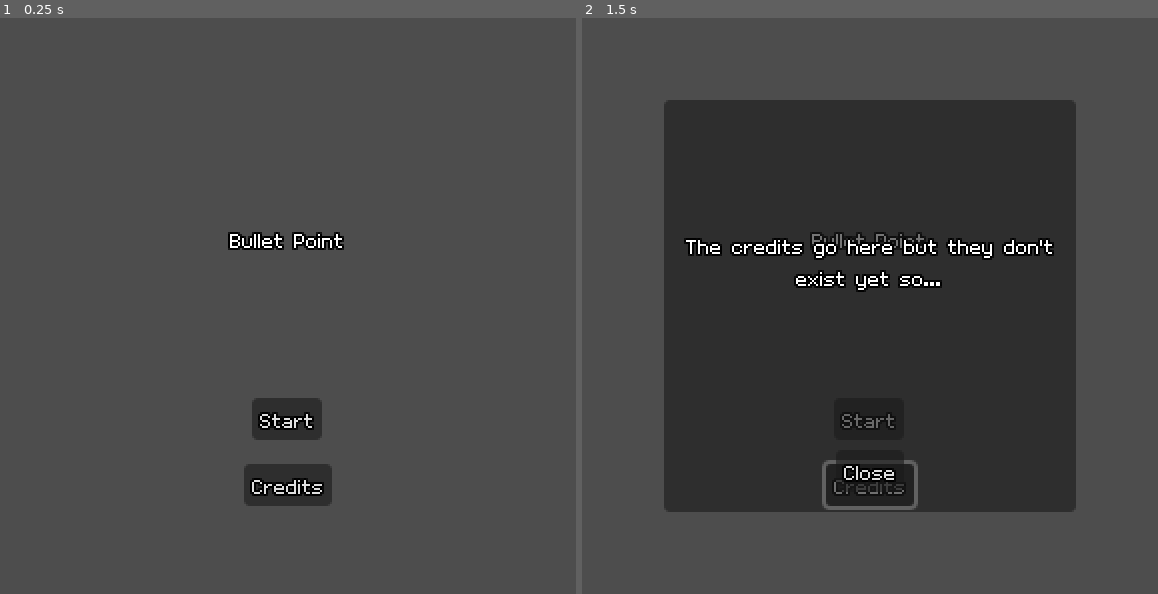
Above: before the commit, frames 1-2 (left to right).
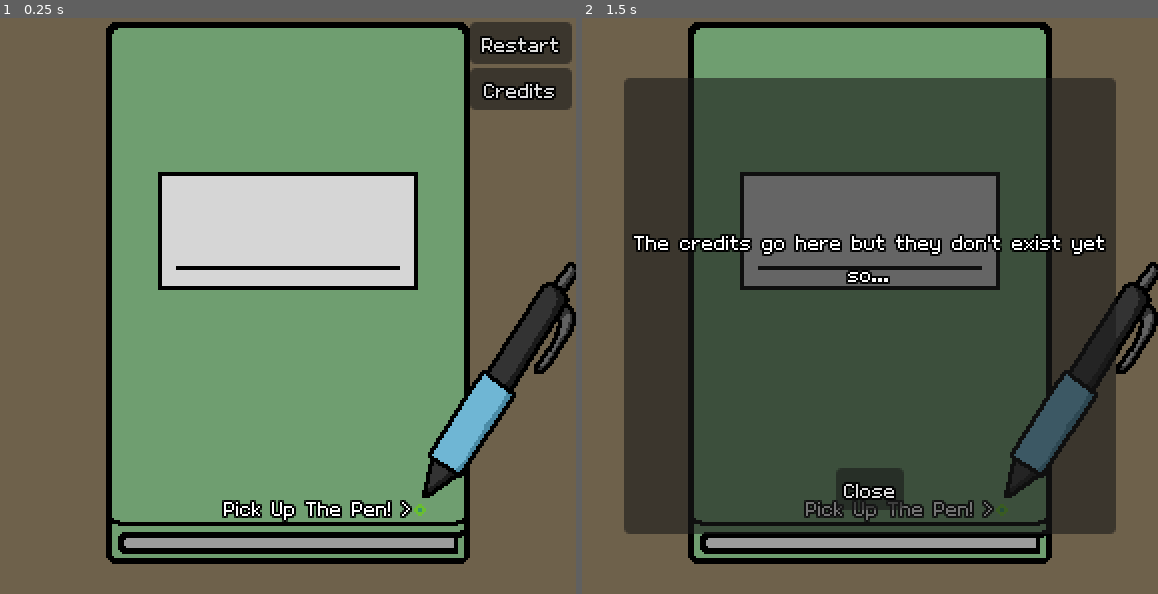
Above: after the commit, the same moments.

Repository: kennethbchen/Bullet-Journal-Game
Game: Godot game, scene res://Intro.tscn
The game is run twice, just before and just after one commit, with the same random seed, the same clock (stepped at 60 frames per second) and the same inputs. Before the commit the project starts from res://Title.tscn. The engine's default icon, where the game draws it, is replaced by a stand-in: a white triangle on a blue panel in a dark square.
Inputs (mouse positions are in pixels of both pictures, inside the frame that each line leads up to):
- Up to frame 1 (0.25 s): no input
- Up to frame 2 (1.5 s): click "Credits" at 0.5 s; click (870, 421) at 1.25 s, where only the run before the commit has a clickable "Start"

The runs differ from the first frame. In frame 1, 100% of the frame differs, in the area x 0-100%, y 0-100%; in frame 2, 90%.

Commit message:
Removed the title screen and intro is the first screen now

Diff:
--- a/Scripts/Title.gd
+++ /dev/null
@@ -1,17 +0,0 @@
-extends Node2D
-
-@export var next_scene: PackedScene
-
-@onready var credits_parent: Control = $UI/Credits
-
-func _ready():
-	credits_parent.hide()
-
-func _on_start_button_pressed():
-	get_tree().change_scene_to_packed(next_scene)
-
-func _on_credits_button_pressed():
-	credits_parent.show()
-
-func _on_close_credits_pressed():
-	credits_parent.hide()
--- a/Title.tscn
+++ /dev/null
@@ -1,106 +0,0 @@
-[gd_scene load_steps=3 format=3 uid="uid://c7il61voitkdo"]
-
-[ext_resource type="Script" path="res://Scripts/Title.gd" id="1_ev2yb"]
-[ext_resource type="PackedScene" uid="uid://c5va78u7xgsph" path="res://Intro.tscn" id="2_k5rbk"]
-
-[node name="Title" type="Node2D"]
-script = ExtResource("1_ev2yb")
-next_scene = ExtResource("2_k5rbk")
-
-[node name="UI" type="CanvasLayer" parent="."]
-
-[node name="Title" type="Control" parent="UI"]
-layout_mode = 3
-anchors_preset = 15
-anchor_right = 1.0
-anchor_bottom = 1.0
-grow_horizontal = 2
-grow_vertical = 2
-
-[node name="VBoxContainer" type="VBoxContainer" parent="UI/Title"]
-layout_mode = 1
-anchors_preset = 15
-anchor_right = 1.0
-anchor_bottom = 1.0
-grow_horizontal = 2
-grow_vertical = 2
-
-[node name="Spacer" type="Control" parent="UI/Title/VBoxContainer"]
-layout_mode = 2
-size_flags_vertical = 3
-size_flags_stretch_ratio = 0.25
-
-[node name="Title" type="Label" parent="UI/Title/VBoxContainer"]
-layout_mode = 2
-size_flags_vertical = 6
-text = "Bullet Point"
-horizontal_alignment = 1
-
-[node name="VBoxContainer" type="VBoxContainer" parent="UI/Title/VBoxContainer"]
-layout_mode = 2
-size_flags_vertical = 3
-size_flags_stretch_ratio = 0.42
-
-[node name="StartButton" type="Button" parent="UI/Title/VBoxContainer/VBoxContainer"]
-layout_mode = 2
-size_flags_horizontal = 4
-size_flags_vertical = 6
-text = "Start"
-
-[node name="CreditsButton" type="Button" parent="UI/Title/VBoxContainer/VBoxContainer"]
-layout_mode = 2
-size_flags_horizontal = 4
-size_flags_vertical = 6
-text = "Credits"
-
-[node name="Spacer2" type="Control" parent="UI/Title/VBoxContainer"]
-layout_mode = 2
-size_flags_vertical = 3
-size_flags_stretch_ratio = 0.25
-
-[node name="Credits" type="Control" parent="UI"]
-visible = false
-layout_mode = 3
-anchors_preset = 15
-anchor_right = 1.0
-anchor_bottom = 1.0
-offset_left = 41.0
-offset_top = 41.0
-offset_right = -41.0
-offset_bottom = -41.0
-grow_horizontal = 2
-grow_vertical = 2
-
-[node name="Panel" type="Panel" parent="UI/Credits"]
-layout_mode = 1
-anchors_preset = 15
-anchor_right = 1.0
-anchor_bottom = 1.0
-grow_horizontal = 2
-grow_vertical = 2
-
-[node name="VBoxContainer" type="VBoxContainer" parent="UI/Credits/Panel"]
-layout_mode = 1
-anchors_preset = 15
-anchor_right = 1.0
-anchor_bottom = 1.0
-grow_horizontal = 2
-grow_vertical = 2
-
-[node name="Label" type="Label" parent="UI/Credits/Panel/VBoxContainer"]
-layout_mode = 2
-size_flags_vertical = 6
-size_flags_stretch_ratio = 4.0
-text = "The credits go here but they don't exist yet so..."
-horizontal_alignment = 1
-autowrap_mode = 3
-
-[node name="CloseCreditsButton" type="Button" parent="UI/Credits/Panel/VBoxContainer"]
-layout_mode = 2
-size_flags_horizontal = 4
-size_flags_vertical = 6
-text = "Close"
-
-[connection signal="pressed" from="UI/Title/VBoxContainer/VBoxContainer/StartButton" to="." method="_on_start_button_pressed"]
-[connection signal="pressed" from="UI/Title/VBoxContainer/VBoxContainer/CreditsButton" to="." method="_on_credits_button_pressed"]
-[connection signal="pressed" from="UI/Credits/Panel/VBoxContainer/CloseCreditsButton" to="." method="_on_close_credits_pressed"]
--- a/project.godot
+++ b/project.godot
@@ -11,7 +11,7 @@
 [application]
 
 config/name="BulletPoint"
-run/main_scene="res://Title.tscn"
+run/main_scene="res://Intro.tscn"
 config/features=PackedStringArray("4.1", "GL Compatibility")
 config/icon="res://icon.svg"
 
